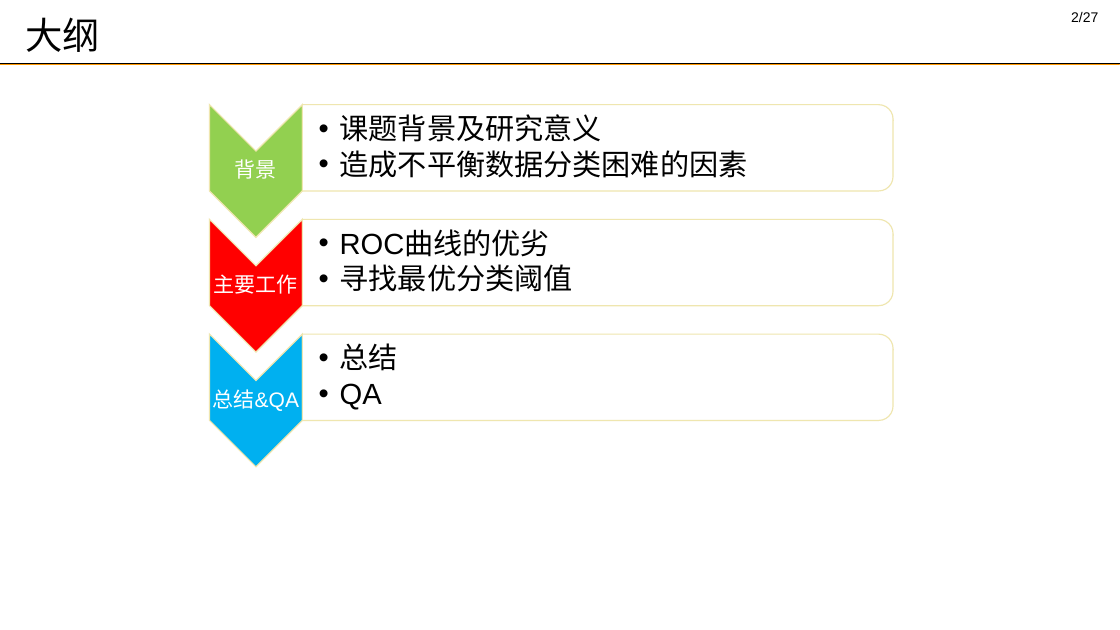
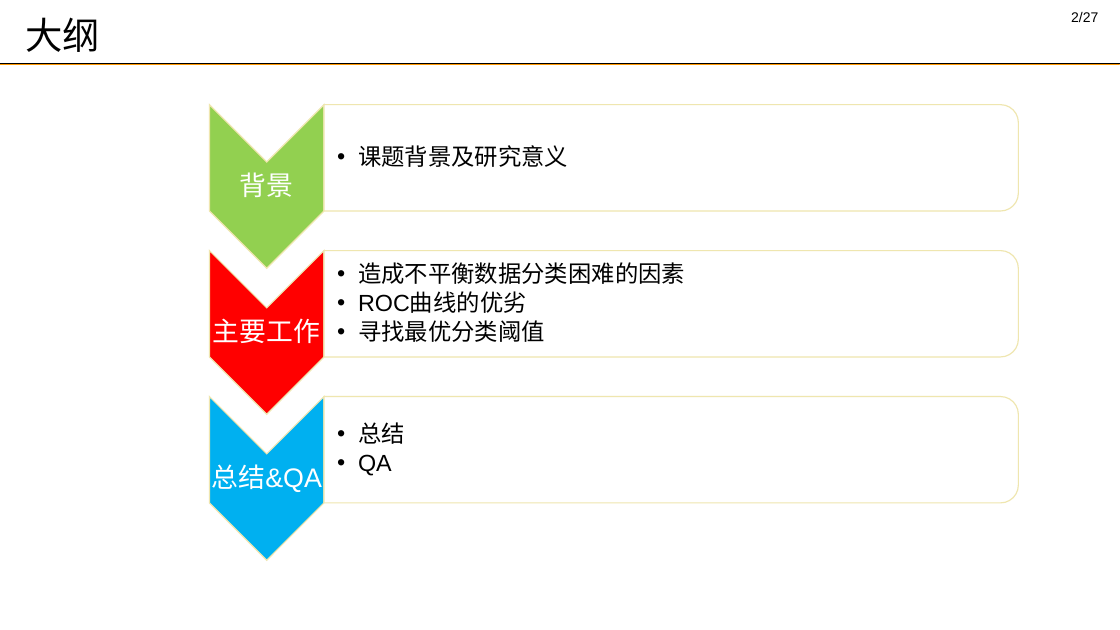
Before and after one commit to DMRookie/finaldesign, a slide deck: slide 2 of 答辩_谢思发_2.pptx. Drawn at 1120x630 pixels with LibreOffice and Linux fonts; fonts in the diff are those of the drawing; background and template pictures are left out. Boxes give left, top, right and bottom in pixels: in the first picture for what was removed or moved away, otherwise in the second. Text is boxed around its words. In the diff, an @@ line names an element or a change of style, - is before the commit and + after.

```diff
--- a/答辩_谢思发_2.pptx
+++ b/答辩_谢思发_2.pptx
@@ chevron: place and size @@
-chevron at (210, 105, 303, 237)
+chevron at (210, 105, 324, 268)
@@ text "课题背景及研究意义" at (358, 145, 568, 167): size 25 to 20 pt @@
@@ round same rect: place and size @@
-round same rect at (302, 104, 893, 191)
+round same rect at (324, 105, 1019, 212)
@@ text "课题背景及研究意义": place and size @@
-text "课题背景及研究意义" at (340, 114, 748, 178)
+text "课题背景及研究意义" at (358, 145, 568, 167)
@@ text "背景": place and size @@
-text "背景" at (235, 159, 277, 179)
+text "背景" at (240, 172, 294, 197)
@@ text at (340, 150, 748, 178): paragraph removed @@
-  •• 造成不平衡数据分类困难的因素
@@ chevron: place and size @@
-chevron at (210, 220, 303, 352)
+chevron at (210, 251, 324, 415)
@@ round same rect: place and size @@
-round same rect at (302, 219, 893, 306)
+round same rect at (324, 250, 1019, 357)
@@ text "造成不平衡数据分类困难的因素": place and size @@
-text "造成不平衡数据分类困难的因素" at (340, 231, 573, 292)
+text "造成不平衡数据分类困难的因素" at (358, 262, 685, 342)
@@ text at (358, 262, 685, 284): paragraph added @@
+  •• 造成不平衡数据分类困难的因素
@@ text at (358, 292, 545, 342): size 25 to 20 pt in "ROC曲线的优劣", "寻找最优分类阈值" @@
@@ text "主要工作": place and size @@
-text "主要工作" at (214, 274, 298, 294)
+text "主要工作" at (213, 318, 320, 343)
@@ chevron: place and size @@
-chevron at (210, 334, 303, 467)
+chevron at (210, 396, 324, 560)
@@ text "总结": place and size @@
-text "总结" at (340, 343, 398, 410)
+text "总结" at (358, 422, 405, 476)
@@ text "总结" at (358, 422, 405, 476): size 25 to 20 pt @@
@@ round same rect: place and size @@
-round same rect at (302, 334, 893, 421)
+round same rect at (324, 397, 1019, 503)
@@ size 18 to 23 pt; more space between paragraphs in 3 elements at (240, 172, 294, 197), (213, 318, 320, 343), (211, 464, 321, 492) @@
@@ text "总结&QA": place and size @@
-text "总结&QA" at (213, 389, 299, 411)
+text "总结&QA" at (211, 464, 321, 492)
```
Also in this commit, not shown: 9 other slides changed, 1 slide added, 2 slides removed, 1 other file.
